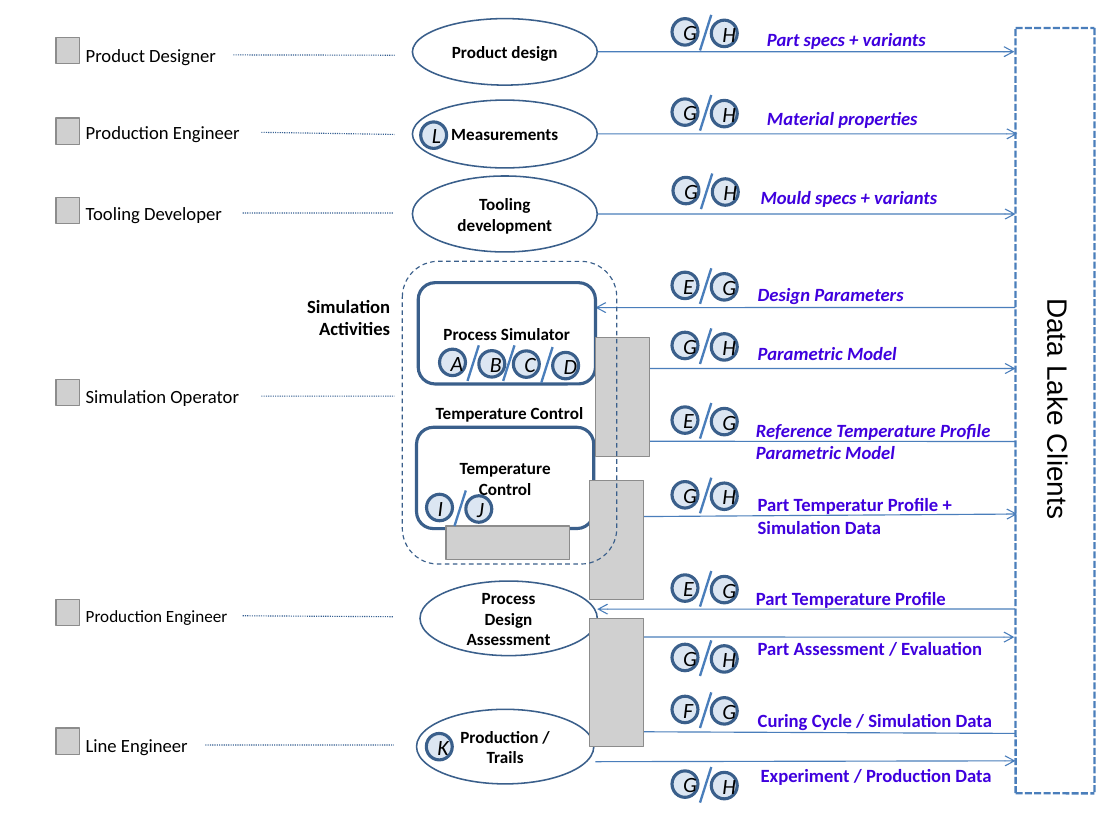
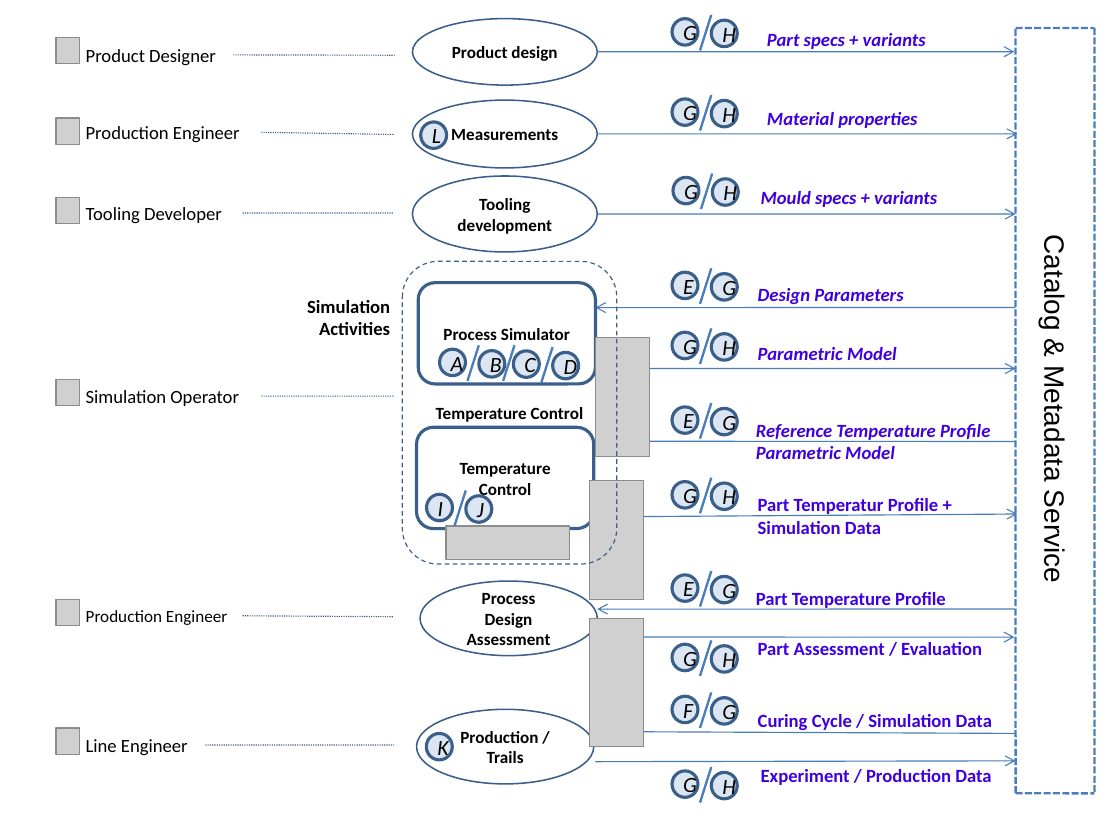
Before and after one commit to simutool/.github, a slide deck: slide 1 of profile/sources/Siumutool activity diagram - new.pptx. Drawn at 1120x840 pixels with LibreOffice and Linux fonts; fonts in the diff are those of the drawing; grey boxes stand for pictures. Boxes give left, top, right and bottom in pixels: in the first picture for what was removed or moved away, otherwise in the second. Text is boxed around its words. In the diff, an @@ line names an element or a change of style, - is before the commit and + after.

```diff
--- a/profile/sources/Siumutool activity diagram - new.pptx
+++ b/profile/sources/Siumutool activity diagram - new.pptx
@@ text added at [1039,244,1070,580], 18 pt, text #000000 @@
+Catalog & Metadata Service
@@ text removed at [1041,303,1072,518] @@
-Data Lake Clients
```
Also in this commit, not shown: 1 other file.
